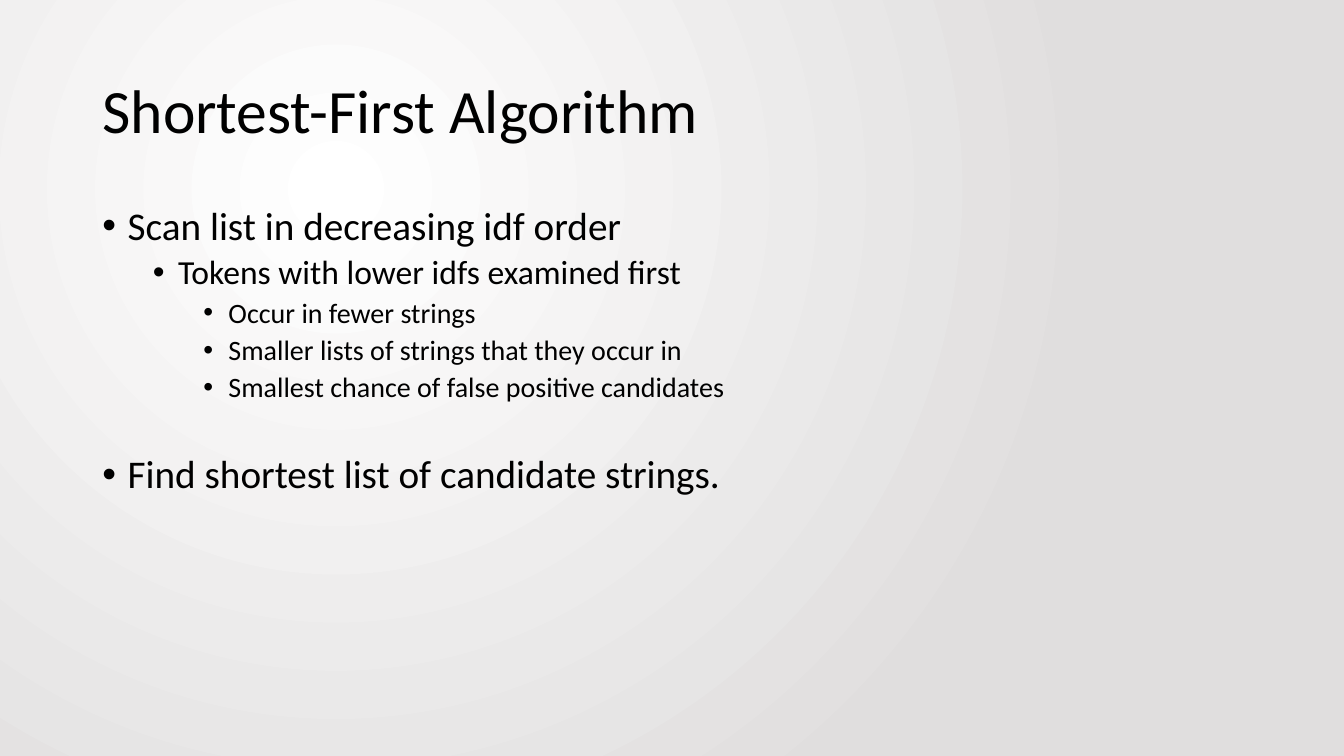
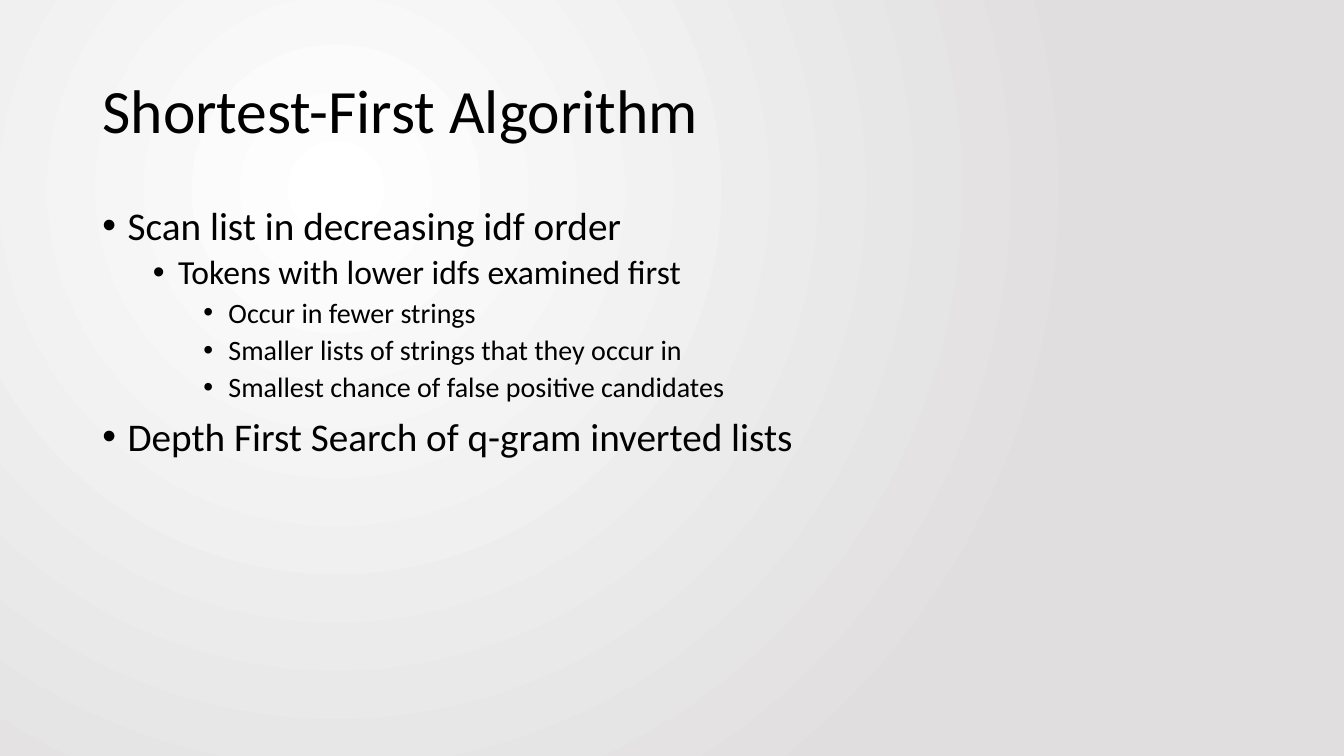
Before and after one commit to jbfitz/EECS405, a slide deck: slide 11 of Paper Presentation/EECS405.PattersonFitzpatrick.PaperPresentation.pptx (slide 9 before the commit). Drawn at 1344x756 pixels with LibreOffice and Linux fonts; fonts in the diff are those of the drawing. Boxes give left, top, right and bottom in pixels: in the first picture for what was removed or moved away, otherwise in the second. Text is boxed around its words. In the diff, an @@ line names an element or a change of style, - is before the commit and + after.

```diff
--- a/Paper Presentation/EECS405.PattersonFitzpatrick.PaperPresentation.pptx
+++ b/Paper Presentation/EECS405.PattersonFitzpatrick.PaperPresentation.pptx
@@ text at [128,423,792,458]: text changed @@
-• Find shortest list of candidate strings.
+• Depth First Search of q-gram inverted lists
```
Also in this commit, not shown: 4 other slides changed, 4 slides added, 1 slide removed.
